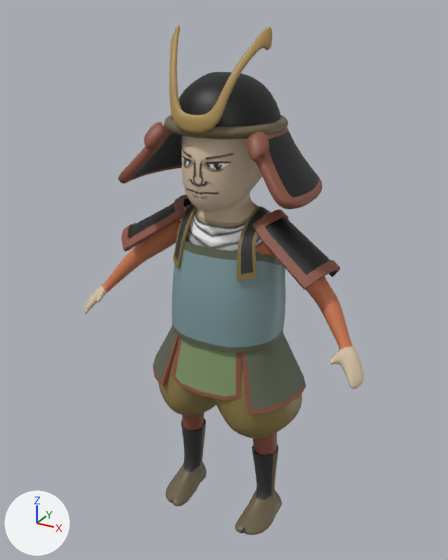
Renders of the FBX model SourceFiles/3D Models/Characters/FBX/samurai.fbx from each side of a commit.
One viewpoint serves both versions: a 50 mm camera at (0.993, -1.84, 1.915) aimed at (-0.035, 0.029, 0.981). The lights are fixed; the arrows at lower left show +X, +Y and +Z. Where no turn or scale is listed for an object, it has been applied to the vertices.

Script lines for the objects in view, before the commit:
```python
ob_cuirass = bpy.data.objects.new('Cuirass', me_cube_005)
ob_cuirass.location = (0.0, 0.0, 1.0)
ob_helmet = bpy.data.objects.new('Helmet', me_mesh)
ob_helmet.location = (0.0, -0.042, 1.544)
ob_helmet_decoration = bpy.data.objects.new('Helmet_Decoration', me_mesh_001)
ob_helmet_decoration.location = (0.0, -0.211, 1.593)
ob_helmet_rope = bpy.data.objects.new('Helmet_Rope', me_beziercircle_001)
ob_helmet_rope.location = (0.0, -0.021, 1.57)
ob_main = bpy.data.objects.new('Main', me_mesh_002)
ob_main.location = (0.0, 0.0, 1.0)
ob_main_001 = bpy.data.objects.new('Main.001', me_mesh_003)
ob_main_001.location = (0.0, 0.0, 1.0)
ob_shoulder_guard = bpy.data.objects.new('Shoulder_Guard', me_plane_003)
ob_shoulder_guard.location = (-0.006, 0.0, 1.713)
ob_thigh_guard = bpy.data.objects.new('Thigh_Guard', me_cube_006)
ob_thigh_guard.location = (0.0, 0.0, 0.943)
# also in view: 'Boots' at (0.0, -0.06, 0.152)
```
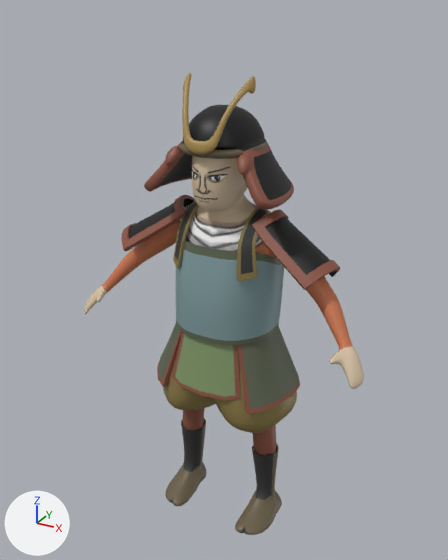
Diff of the bpy script that builds the scene:
```diff
--- a/SourceFiles/3D Models/Characters/FBX/samurai.fbx.py
+++ b/SourceFiles/3D Models/Characters/FBX/samurai.fbx.py
@@ me_cube_006 @@
-me_cube_006.from_pydata(...)  # 192 vertices, 192 faces; spans x -0.315..0.315, y -0.22..0.206, z -0.368..-0.107
+me_cube_006.from_pydata(...)  # 192 vertices, 192 faces; spans x -0.292..0.292, y -0.22..0.2, z -0.354..-0.081
+# me_cube_006 part 5: 180 of 192 vertices moved; they spanned x -0.315..0.315, y -0.193..0.206, z -0.368..-0.107 and now span x -0.292..0.292, y -0.193..0.2, z -0.354..-0.081; mean shift (0.0, 0.0, 0.014); largest move (0.173, 0.043, -0.117) -> (0.153, 0.044, -0.091)
 me_cube_006.materials.append(mat_samurai_material)
@@ me_mesh_001 @@
-me_mesh_001.from_pydata(...)  # 930 vertices, 928 faces; spans x -0.173..0.173, y -0.02..0.171, z -0.024..0.27
+me_mesh_001.from_pydata(...)  # 930 vertices, 928 faces; spans x -0.126..0.126, y 0.01..0.16, z -0.094..0.131
+# me_mesh_001 part 4: 930 of 930 vertices moved; they spanned x -0.173..0.173, y -0.02..0.171, z -0.024..0.27 and now span x -0.126..0.126, y 0.01..0.16, z -0.094..0.131; mean shift (0.0, 0.014, -0.104); largest move (0.158, 0.168, 0.27) -> (0.114, 0.157, 0.13)
 me_mesh_001.materials.append(mat_samurai_material)
@@ me_mesh_003 @@
-me_mesh_003.from_pydata(...)  # 2133 vertices, 2096 faces; spans x -0.297..0.297, y -0.195..0.171, z -0.606..-0.175
+me_mesh_003.from_pydata(...)  # 2133 vertices, 2096 faces; spans x -0.275..0.275, y -0.195..0.171, z -0.581..-0.149
+# me_mesh_003 part 3: 2018 of 2133 vertices moved; they spanned x -0.297..0.297, y -0.195..0.17, z -0.606..-0.175 and now span x -0.275..0.275, y -0.195..0.17, z -0.581..-0.149; mean shift (0.0, 0.0, 0.016); largest move (-0.191, -0.003, -0.175) -> (-0.171, -0.003, -0.149)
 me_mesh_003.materials.append(mat_samurai_material)
@@ me_mesh_002 @@
-me_mesh_002.from_pydata(...)  # 11010 vertices, 11008 faces; spans x -0.57..0.57, y -0.21..0.16, z -1.0..0.67
+me_mesh_002.from_pydata(...)  # 11010 vertices, 11008 faces; spans x -0.57..0.57, y -0.19..0.16, z -1.0..0.58
+# me_mesh_002 part 7: 1946 of 11010 vertices moved; they spanned x -0.21..0.21, y -0.17..0.15, z -0.65..0.05 and now span x -0.21..0.21, y -0.17..0.15, z -0.65..0.06; mean shift (0.0, 0.0, 0.01); largest move (-0.19, -0.05, -0.16) -> (-0.17, -0.05, -0.13)
+# me_mesh_002 part 8: 1746 of 11010 vertices moved; they spanned x -0.15..0.15, y -0.21..0.14, z 0.3..0.67 and now span x -0.1..0.1, y -0.18..0.08, z 0.29..0.58; mean shift (0.0, -0.01, -0.05); largest move (0.0, 0.05, 0.67) -> (0.0, 0.02, 0.57)
 me_mesh_002.materials.append(mat_samurai_material)
@@ me_cube_005 @@
-me_cube_005.from_pydata(...)  # 5056 vertices, 5056 faces; spans x -0.217..0.217, y -0.184..0.163, z -0.192..0.289
+me_cube_005.from_pydata(...)  # 5056 vertices, 5056 faces; spans x -0.205..0.205, y -0.184..0.163, z -0.166..0.289
+# me_cube_005 part 1: 2410 of 5056 vertices moved; they spanned x -0.217..0.217, y -0.184..0.162, z -0.192..0.146 and now span x -0.205..0.205, y -0.184..0.162, z -0.166..0.146; mean shift (0.0, 0.0, 0.012); largest move (-0.202, 0.0, -0.186) -> (-0.183, 0.0, -0.16)
 me_cube_005.materials.append(mat_samurai_material)
@@ me_mesh @@
-me_mesh.from_pydata(...)  # 4578 vertices, 4576 faces; spans x -0.343..0.343, y -0.178..0.32, z -0.184..0.183
+me_mesh.from_pydata(...)  # 4578 vertices, 4576 faces; spans x -0.249..0.249, y -0.147..0.24, z -0.204..0.083
+# me_mesh part 2: 4578 of 4578 vertices moved; they spanned x -0.343..0.343, y -0.178..0.32, z -0.184..0.183 and now span x -0.249..0.249, y -0.147..0.24, z -0.204..0.083; mean shift (0.0, -0.015, -0.067); largest move (-0.048, 0.055, 0.177) -> (-0.037, 0.033, 0.078)
 me_mesh.materials.append(mat_samurai_material)
@@ me_beziercircle_001 @@
 me_beziercircle_001.from_pydata(...)  # 2304 vertices, 2304 faces; spans x -0.202..0.202, y -0.202..0.202, z -0.018..0.018
+# me_beziercircle_001 part 6: the whole mesh is scaled about its middle by (0.704, 0.762, 0.762), then moved by (0.0, -0.016, -0.071)
 me_beziercircle_001.materials.append(mat_samurai_material)
```

Pixel boxes (x1, y1, x2, y2) of what changed, in the pictures (448 x 560 px; the box of a moved part takes in the faces that stretch with it):
'Helmet', reshaped (26% narrower, 23% shorter)
    before: (118, 72, 322, 209)
    after: (144, 105, 294, 210)
'Main', reshaped (6% shorter)
    before: (84, 136, 364, 455)
    after: (84, 156, 364, 455)
'Cuirass', reshaped
    before: (172, 203, 286, 353)
    after: (173, 201, 284, 345)
'Thigh_Guard', reshaped (6% narrower)
    before: (153, 327, 306, 414)
    after: (157, 323, 300, 414)
'Helmet_Decoration', reshaped (28% narrower, 23% shorter)
    before: (169, 26, 272, 133)
    after: (182, 73, 256, 155)
'Main.001', reshaped (7% narrower)
    before: (158, 353, 302, 439)
    after: (163, 346, 297, 433)
'Helmet_Rope', mesh rescaled
    before: (164, 115, 288, 139)
    after: (180, 142, 267, 159)
part 1 of me_cube_005, moved or reshaped
    before: (172, 254, 286, 353)
    after: (173, 254, 284, 345)
part 7 of me_mesh_002, moved or reshaped
    before: (182, 412, 277, 453)
    after: (183, 345, 276, 452)
part 8 of me_mesh_002, moved or reshaped
    before: (181, 136, 262, 212)
    after: (192, 156, 250, 212)
